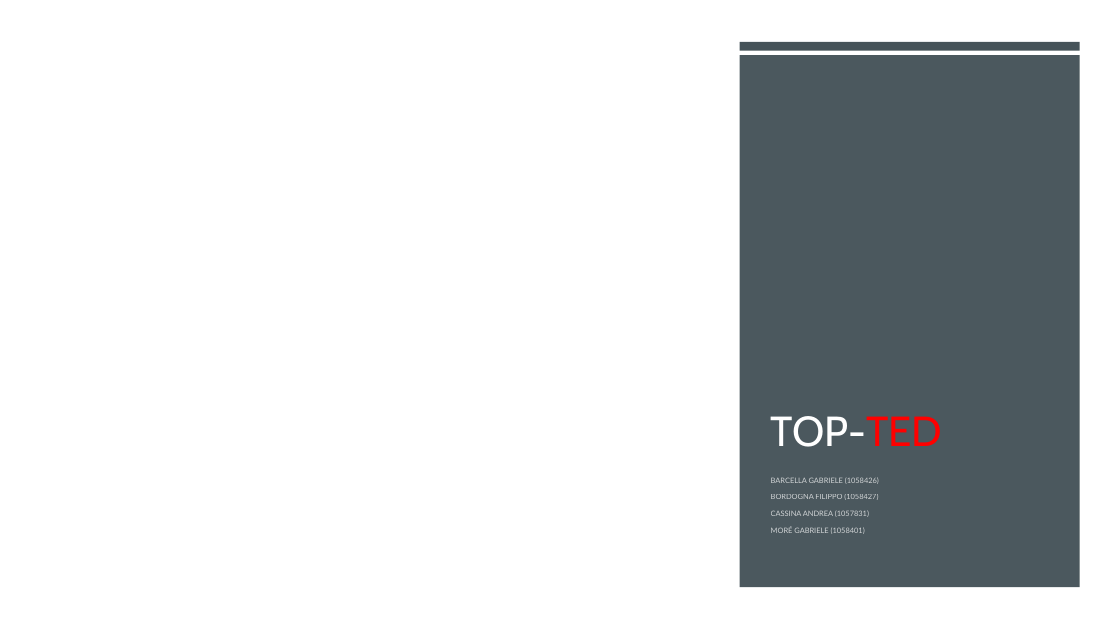
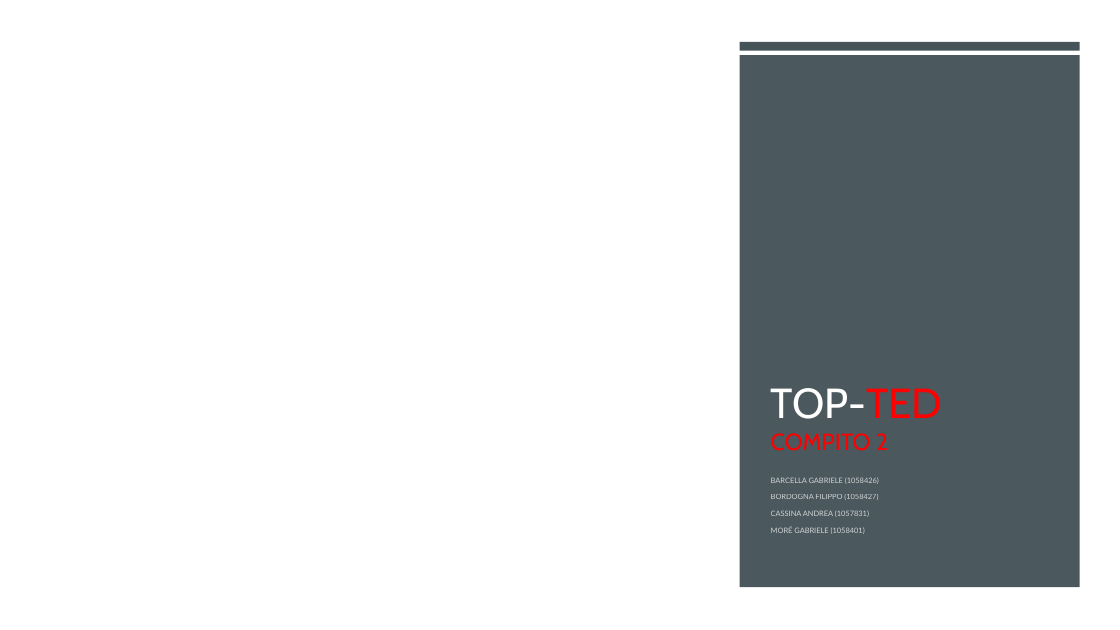
Before and after one commit to FilippoBordogna/TCM-Barcella-Bordogna-Cassina-More, a slide deck: slide 1 of Materiale/Presentazioni/TOP-TED - AWS.pptx. Drawn at 1120x630 pixels with LibreOffice and Linux fonts; fonts in the diff are those of the drawing; background and template pictures are left out. Boxes give left, top, right and bottom in pixels: in the first picture for what was removed or moved away, otherwise in the second. Text is boxed around its words. In the diff, an @@ line names an element or a change of style, - is before the commit and + after.

```diff
--- a/Materiale/Presentazioni/TOP-TED - AWS.pptx
+++ b/Materiale/Presentazioni/TOP-TED - AWS.pptx
@@ title at box(771, 388, 943, 451): text changed; size 36 to 20 pt; text colour #FFFFFF to #FF0000 @@
-TOP-TED
+TOP-TED
+COMPITO 2
```
Also in this commit, not shown: 1 other file.
